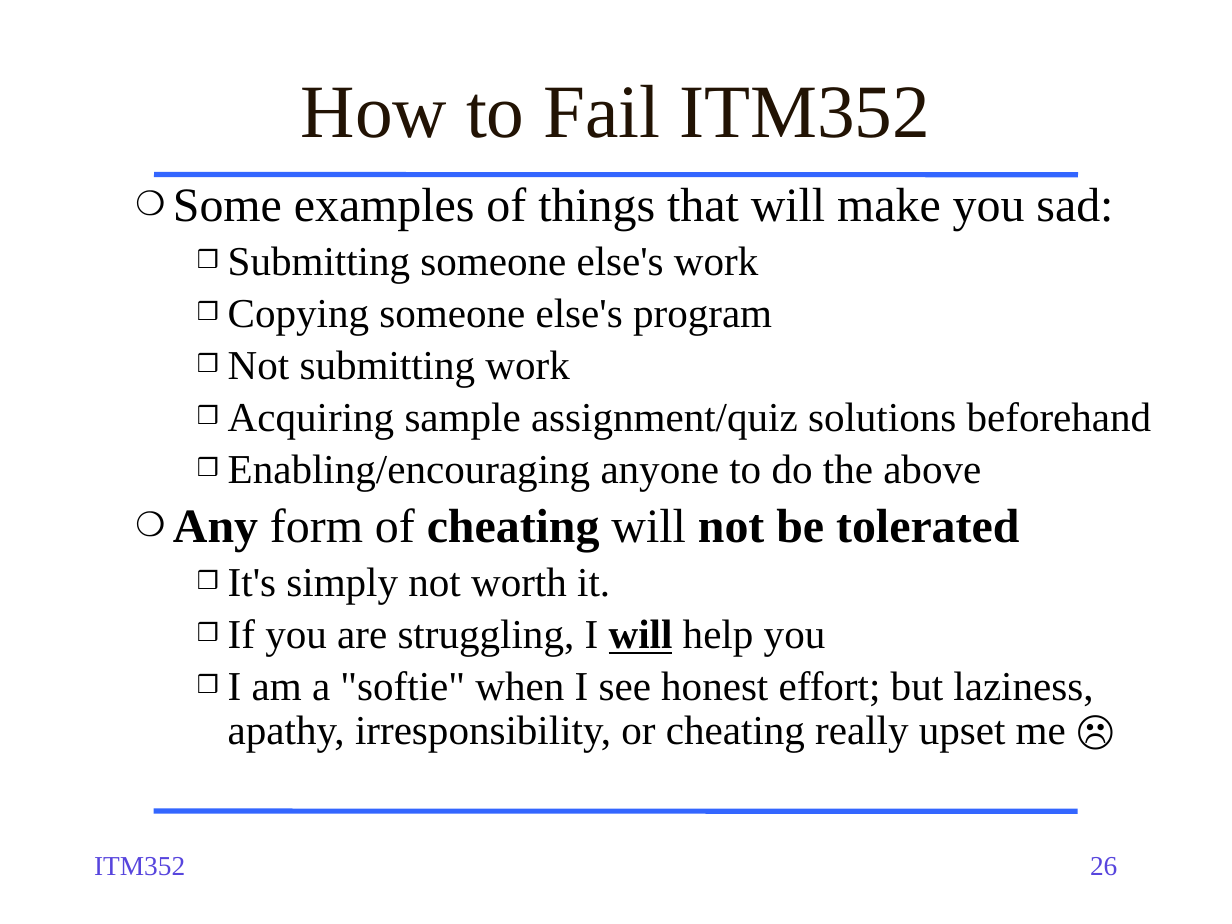
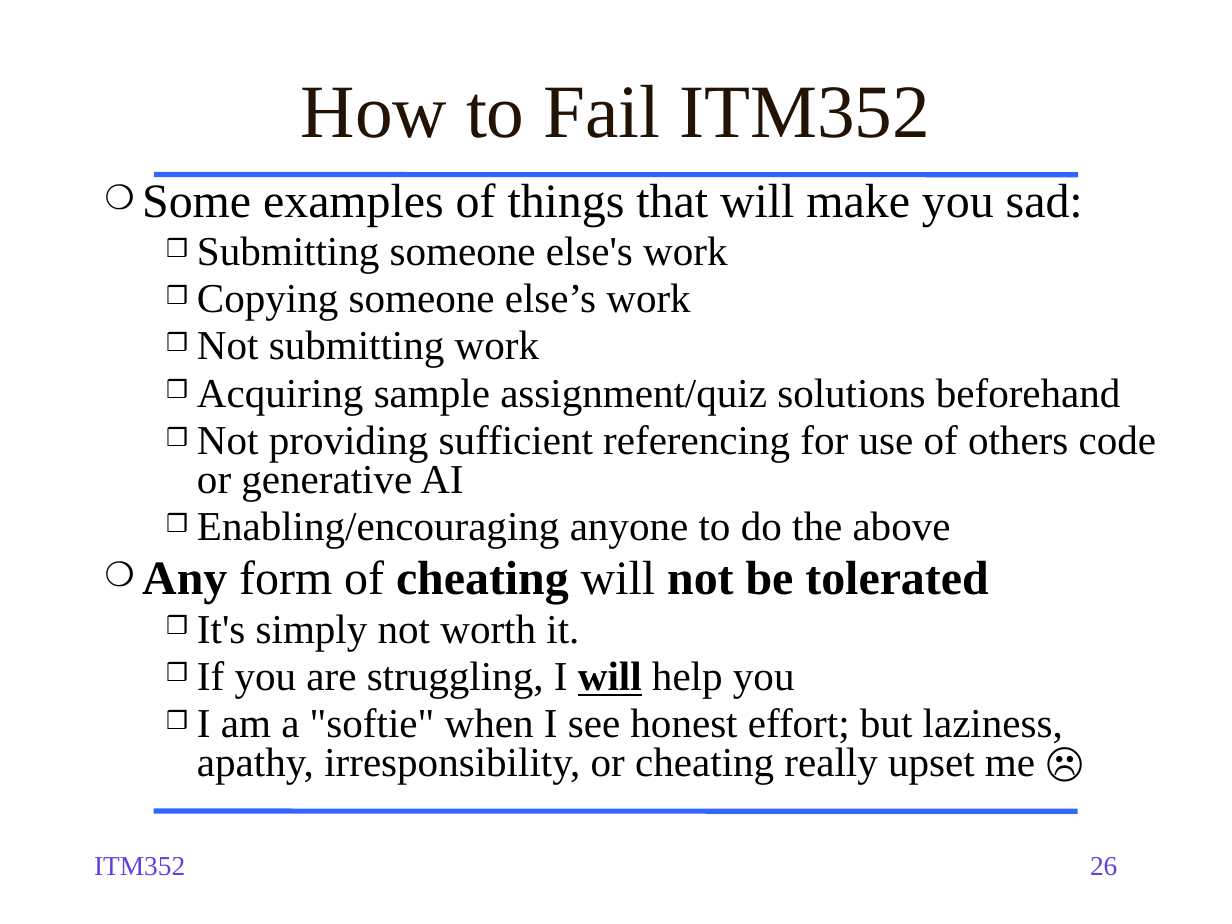
Before and after one commit to dport96/ITM352, a slide deck: slide 26 of morea/010.introduction/ITM352_01_intro.pptx. Drawn at 1232x924 pixels with LibreOffice and Linux fonts; fonts in the diff are those of the drawing. Boxes give left, top, right and bottom in pixels: in the first picture for what was removed or moved away, otherwise in the second. Text is boxed around its words. In the diff, an @@ line names an element or a change of style, - is before the commit and + after.

```diff
--- a/morea/010.introduction/ITM352_01_intro.pptx
+++ b/morea/010.introduction/ITM352_01_intro.pptx
@@ text "Some examples of things that ...": place and size @@
-text "Some examples of things that ..." at [173,187,1152,752]
+text "Some examples of things that ..." at [142,183,1156,784]
@@ text at [142,183,1121,784]: line spacing 0.9 to 0.8 @@
@@ text at [197,283,690,320]: text changed @@
-    ❒ Copying someone else's program
+    ❒ Copying someone else’s work
@@ text at [197,425,1156,501]: paragraph added @@
+    ❒ Not providing sufficient referencing for use of others code or generative AI
```
Also in this commit, not shown: 11 other slides changed, 1 slide added, 1 slide removed.
